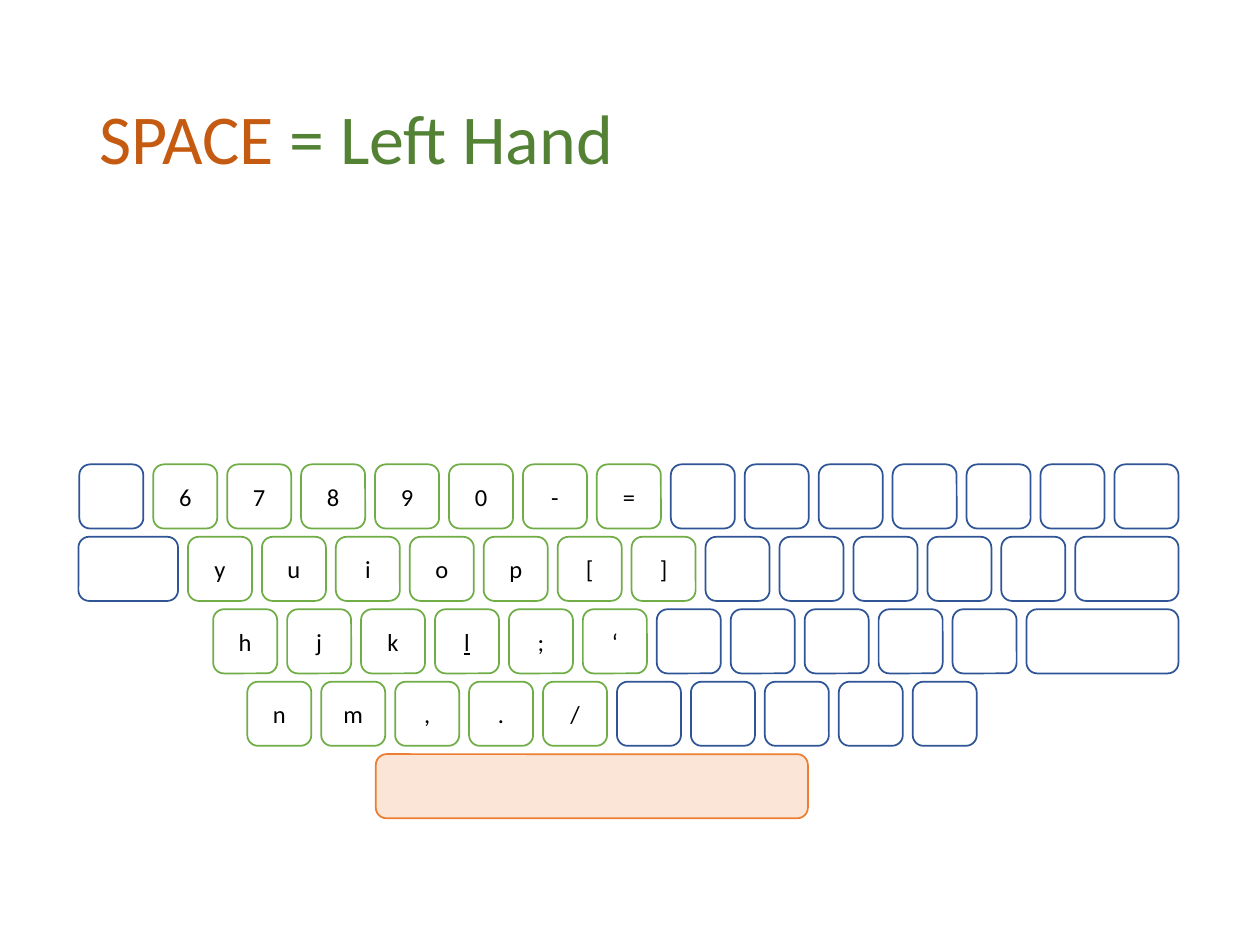
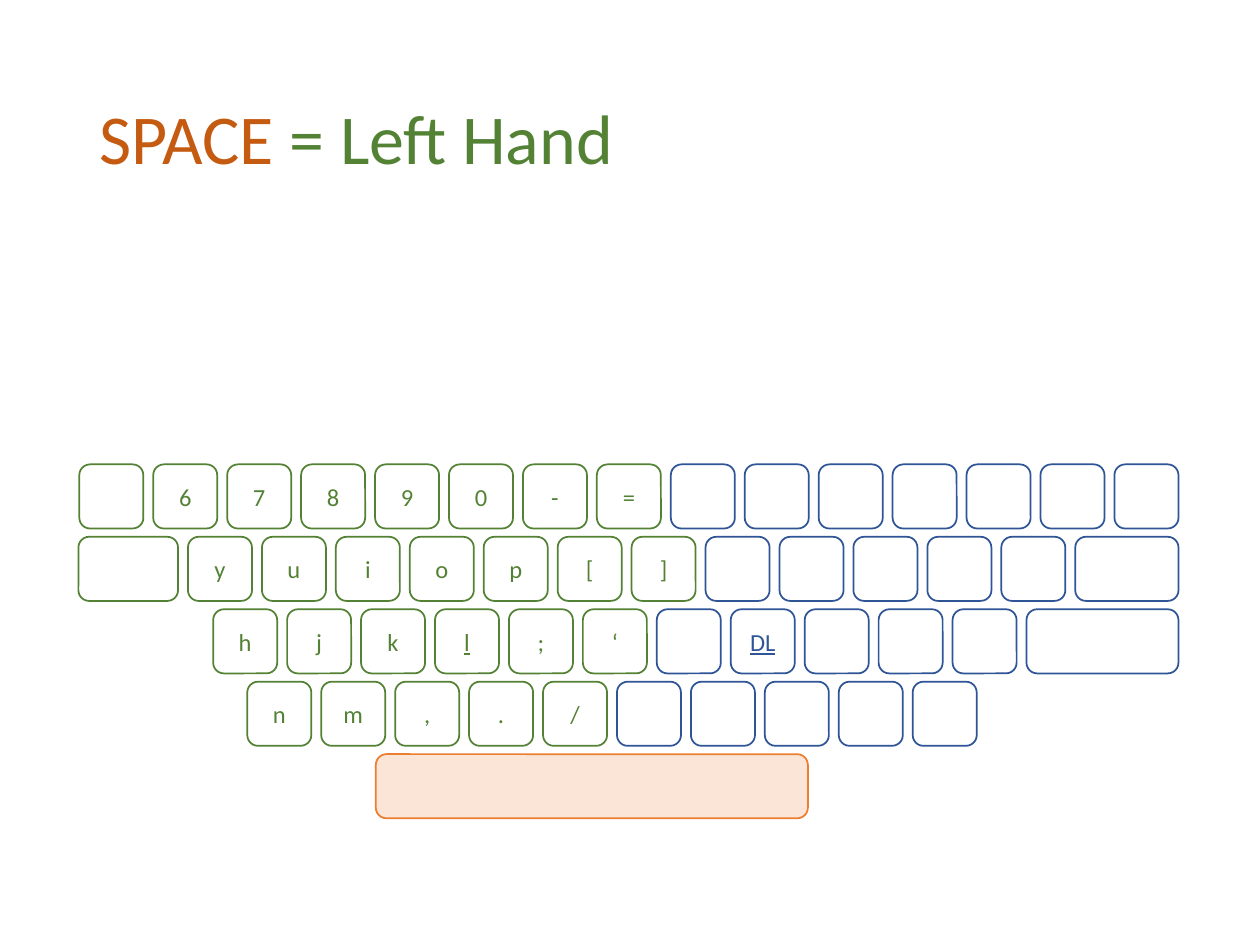
Before and after one commit to ittooo66/myAHK, a slide deck: slide 6 of MANUAL.pptx. Drawn at 1260x945 pixels with LibreOffice and Linux fonts; fonts in the diff are those of the drawing. Boxes give left, top, right and bottom in pixels: in the first picture for what was removed or moved away, otherwise in the second. Text is boxed around its words. In the diff, an @@ line names an element or a change of style, - is before the commit and + after.

```diff
--- a/MANUAL.pptx
+++ b/MANUAL.pptx
@@ rounded rectangle at (79, 465, 144, 529): outline #2F5597 1 pt to #548235 1 pt @@
@@ rounded rectangle at (78, 537, 178, 601): outline #2F5597 1 pt to #548235 1 pt @@
@@ text in rounded rectangle at (750, 635, 775, 655): text added @@
+DL
@@ text colour #000000 to #548235; outline #70AD47 1 pt to #548235 1 pt in 25 elements at (154, 465, 218, 529), (227, 465, 291, 529), (301, 465, 365, 529), (375, 465, 440, 529), (449, 465, 513, 529), (188, 537, 252, 601), (262, 537, 326, 601), (336, 537, 401, 601), (410, 537, 474, 601), (484, 537, 548, 601), (213, 610, 277, 674), (287, 610, 352, 674), (362, 610, 426, 674), (435, 610, 499, 674), (247, 682, 311, 746), (321, 682, 386, 746), (523, 465, 587, 529), (597, 465, 662, 529), (558, 537, 622, 601), (631, 537, 696, 601), (509, 610, 573, 674), (583, 610, 648, 674), (396, 682, 460, 746), (469, 682, 533, 746), (543, 682, 607, 746) @@
```
Also in this commit, not shown: 6 other slides changed.
